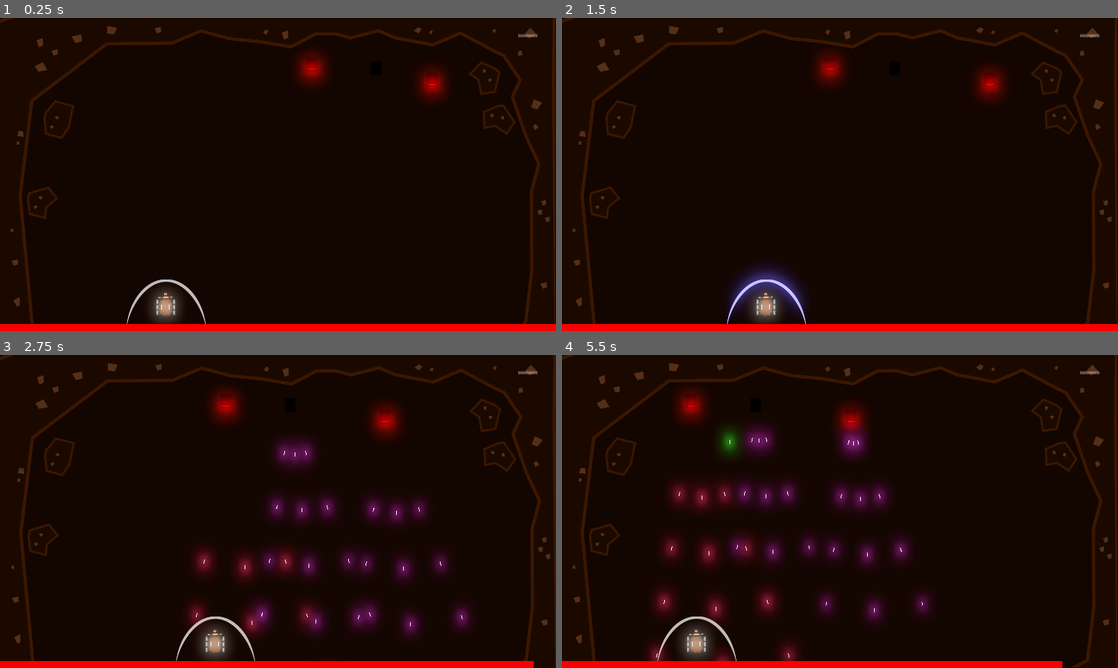
Above: before the commit, frames 1-4 (two rows, left to right).
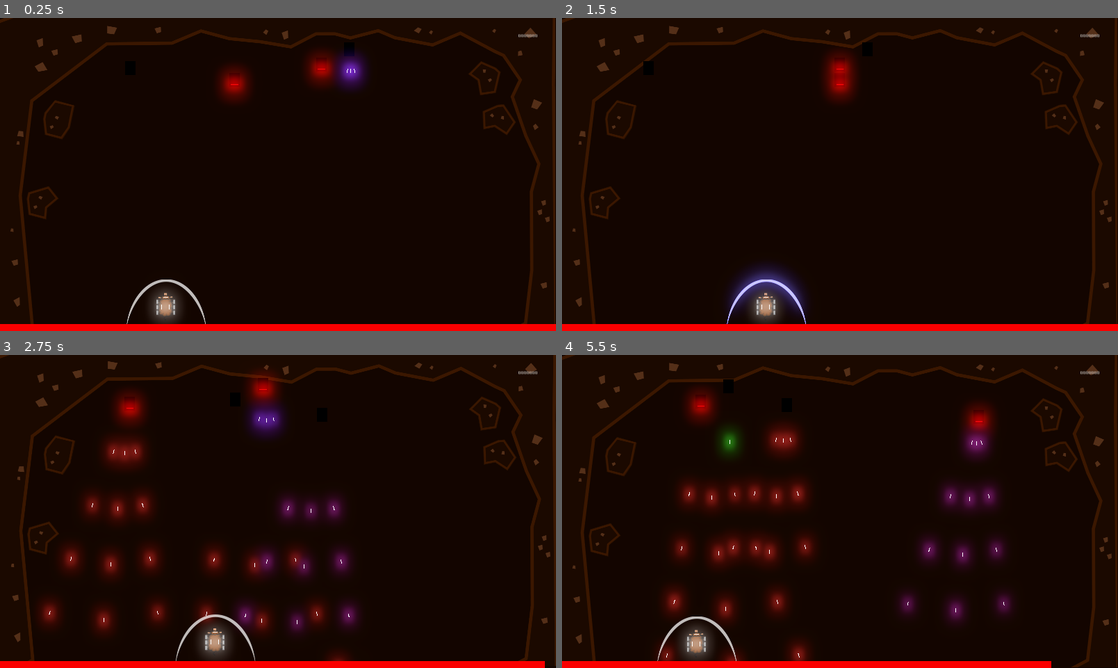
Above: after the commit, the same moments.

Repository: GameDrivenDesign/punk-wolf
Game: Godot game, scene res://game.tscn
Same seed, same stepped clock (60 frames per second), same inputs: the game is played once before the commit and once after it.
Inputs:
- Up to frame 1 (0.25 s): no input
- Up to frame 2 (1.5 s): tap Enter at 0.5 s; hold Right (ui_right) 0.53-1.28 s; hold R (shield_blue) 0.53-1.28 s; hold Left (ui_left) from 1.28 s (still down); tap E (shield_red) at 1.35 s
- Up to frame 3 (2.75 s): release Left (ui_left) at 2.03 s; hold Right (ui_right) from 2.03 s (still down); tap Q (shoot_0) at 2.1 s
- Up to frame 4 (5.5 s): tap W (shoot_1) at 2.85 s; release Right (ui_right) at 3.53 s; hold R (shield_blue) 3.53-4.28 s; hold Left (ui_left) from 3.53 s (still down); tap E (shield_red) at 4.35 s; tap Q (shoot_0) at 5.1 s

The runs differ from the first frame. In frame 1, 2.2% of the frame differs, in the area x 39-81%, y 10-27%; in frame 2, 1.3%; in frame 3, 13%, in the area x 0-100%, y 0-100%; in frame 4, 10%.

Commit message:
hard coded colors and spawn positions

Diff:
--- a/game.gd
+++ b/game.gd
@@ -45,26 +45,42 @@
 	enemy_count = 0
 	stage_count += 1
 	if stage_count == 1:
-		for _i in range(3):
+		var colors = [Global.r, Global.rb, Global.r, Global.rbb]
+		var positions = [150, 400, 700, 780]
+		for i in range(4):
 			var e = spawn_enemy("res://wolf.tscn")
 			e.shoot_spread_angle = 15
+			e.position.x = Global.PADDING_HORIZONTAL.x + positions[i]
+			e.color = colors[i]
 	elif stage_count == 2:
-		for _i in range(6):
+		var colors = [Global.r, Global.rb, Global.rb, Global.rbb, Global.b, Global.rrb]
+		var positions = [150, 400, 700, 780, 600, 300]
+		for i in range(6):
 			var e = spawn_enemy("res://wolf.tscn")
 			e.shoot_long_interval = 0.9
 			e.shoot_spawn_interval = 0.1
+			e.position.x = Global.PADDING_HORIZONTAL.x + positions[i]
+			e.color = colors[i]
 	elif stage_count == 3:
-		for _i in range(4):
+		var colors = [Global.rb, Global.rrb, Global.rb, Global.rbb]
+		var positions = [200, 400, 600, 800]
+		for i in range(4):
 			var e = spawn_enemy("res://wolf.tscn")
 			e.shoot_spread_angle = 5
 			e.shoot_long_interval = 0.9
 			e.shoot_spawn_interval = 0.1
+			e.position.x = Global.PADDING_HORIZONTAL.x + positions[i]
+			e.color = colors[i]
 	elif stage_count == 4:
-		for _i in range(9):
+		var colors = [Global.r, Global.rrb, Global.rb, Global.rbb, Global.b, Global.rbb, Global.rb, Global.rrb, Global.r]
+		var positions = [100, 200, 300, 400, 500, 600, 700, 800, 900]
+		for i in range(9):
 			var e = spawn_enemy("res://wolf.tscn")
 			e.shoot_spread_angle = 2
 			e.shoot_long_interval = 2
 			e.shoot_spawn_interval = 0.05
+			e.position.x = Global.PADDING_HORIZONTAL.x + positions[i]
+			e.color = colors[i]
 	else:
 		gameover()
 
--- a/global.gd
+++ b/global.gd
@@ -4,4 +4,11 @@
 const PADDING_TOP: float = 80.0
 const GAME_NAME = "Punk Wolf"
 
+const b = Color(1, 1, 7)
+const r = Color(4, 1, 1)
+const rb = Color(3.5, 1, 3.5)
+const rrb = Color(4, 1, 2)
+const rbb = Color(2.5, 1, 4.5)
+const PROJECTILE_COLORS = [r, b, rb, rrb, rbb]
+
 var highscore = 0
--- a/projectiles/Projectile.gd
+++ b/projectiles/Projectile.gd
@@ -3,15 +3,12 @@
 var speed = 800
 var damage = 10
 var target_group = "sheep"
-var b = Color(1, 1, 7)
-var r = Color(4, 1, 1)
-var rb = Color(3.5, 1, 3.5)
-var rrb = Color(4, 1, 2)
-var rbb = Color(2, 1, 5)
-var colors = [r, b, rb, rrb, rbb]
 
-func set_color(i):
-	set_modulate(colors[i])
+#func set_color(i):
+#	set_modulate(Global.PROJECTILE_COLORS[i])
+
+func set_color(color:Color):
+	set_modulate(color)
 
 func _physics_process(delta):
 	position += (transform.y.normalized() * delta * speed)
--- a/wolf.gd
+++ b/wolf.gd
@@ -14,7 +14,8 @@
 var shoot_long_interval = 3 #s
 var shoot_spawn_interval = 0.2 #s
 var current_spawn: float = 0
-var color_index: int = randi() % 5
+#var color_index: int = randi() % 5
+var color: Color
 var short_time: float = 0
 
 func _ready():
@@ -50,7 +51,7 @@
 func spawn_projectile():
 	var projectile = preload("res://projectiles/Projectile.tscn").instance()
 	projectile.position = $ProjectileSpawn.global_position
-	projectile.set_color(color_index)
+	projectile.set_color(color)
 	get_parent().add_child(projectile)
 	return projectile
 
